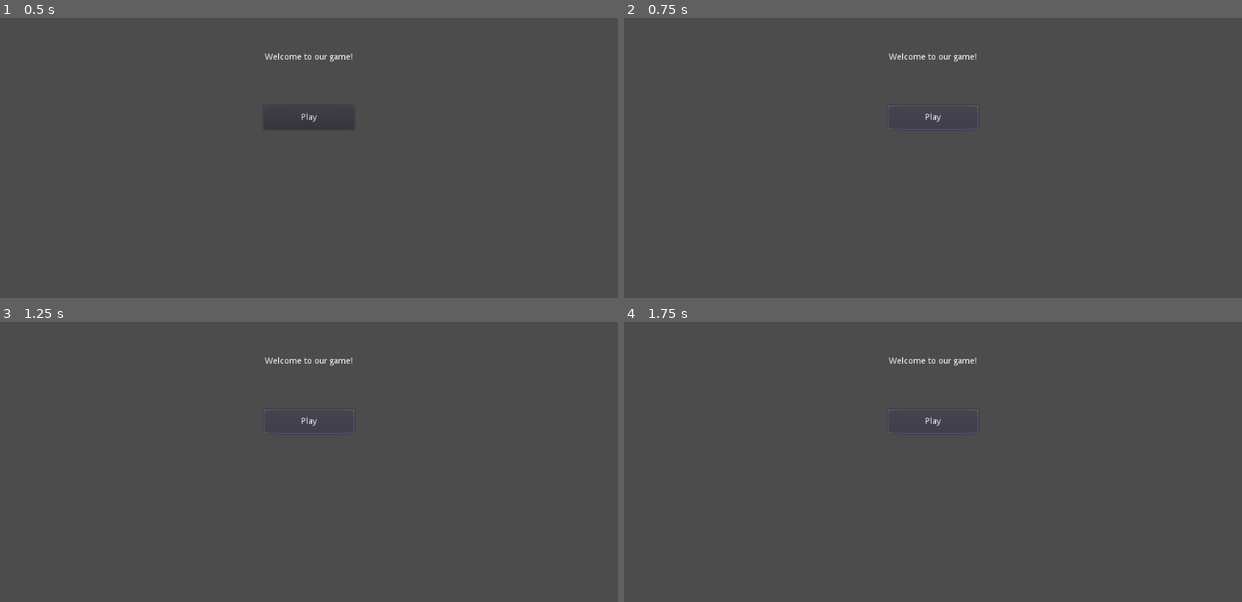
Above: before the commit, frames 1-4 (two rows, left to right).
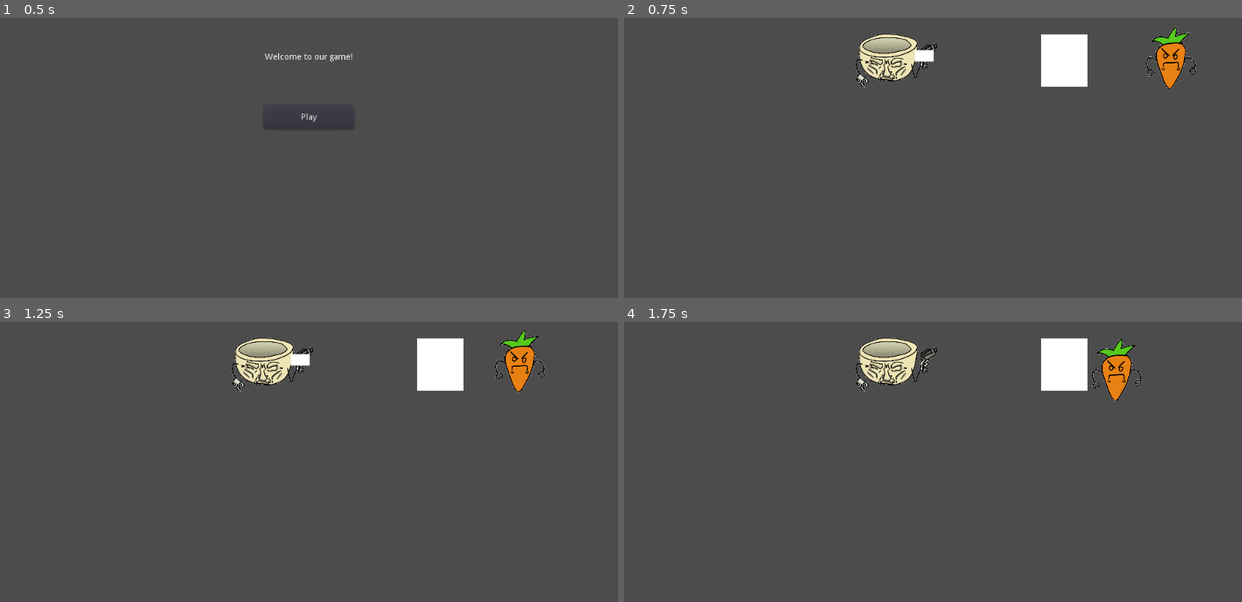
Above: after the commit, the same moments.

Repository: JTMahone/Fellas-Against-Regional-Tyrrany-Final-Project
Game: Godot game, scene res://UI/Main_Menu.tscn
Two runs of this game, one before a commit and one after it. Both use one fixed random seed, a clock stepped at 60 frames per second and the inputs below.
Inputs (mouse positions are in pixels of both pictures, inside the frame that each line leads up to):
- Up to frame 1 (0.5 s): no input
- Up to frame 2 (0.75 s): click "Play" at 0.5 s
- Up to frame 3 (1.25 s): no input
- Up to frame 4 (1.75 s): click (933, 422) at 1.25 s, where only the run before the commit has a clickable "Play"

Frame 1 is identical in both runs. In frame 2, 4.0% of the frame differs, in the area x 37-93%, y 3-40%; in frame 3, 4.0%; in frame 4, 3.9%.

Commit message:
Update Enemy.tscn

Diff:
--- a/Enemies/Enemy.tscn
+++ b/Enemies/Enemy.tscn
@@ -1,11 +1,8 @@
-
 [gd_scene load_steps=7 format=2]
-
 
 [ext_resource path="res://Enemies/Enemy.gd" type="Script" id=1]
 [ext_resource path="res://Assets/carrot_of_war_0000_Layer-2.png" type="Texture" id=2]
 [ext_resource path="res://Assets/carrot_of_war_0001_Layer-3.png" type="Texture" id=3]
-
 
 [sub_resource type="SpriteFrames" id=3]
 animations = [ {
@@ -21,16 +18,13 @@
 [sub_resource type="RectangleShape2D" id=2]
 extents = Vector2( 41, 49.5 )
 
-
-[node name="CollisionShape2D" type="CollisionShape2D" parent="Area2D"]
-position = Vector2( 368, 220 )
-shape = SubResource( 1 )
+[node name="Enemy" type="KinematicBody2D"]
+script = ExtResource( 1 )
 
 [node name="CarrotSprite" type="AnimatedSprite" parent="."]
 position = Vector2( 348.5, 205 )
 scale = Vector2( 0.221925, 0.231626 )
 frames = SubResource( 3 )
-
 
 [node name="CollisionShape2D" type="CollisionShape2D" parent="."]
 position = Vector2( 348.5, 205.5 )
@@ -47,5 +41,4 @@
 repeat = true
 playback/repeat = true
 
-
 [connection signal="body_entered" from="Area2D" to="." method="_on_Area2D_body_entered"]
